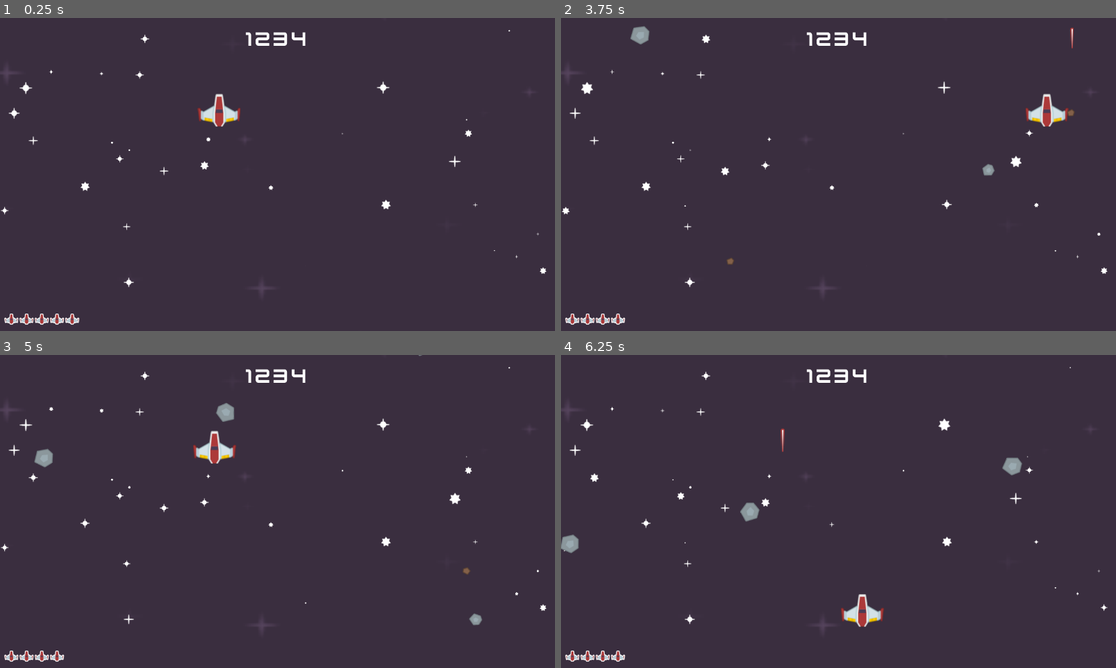
Above: before the commit, frames 1-4 (two rows, left to right).
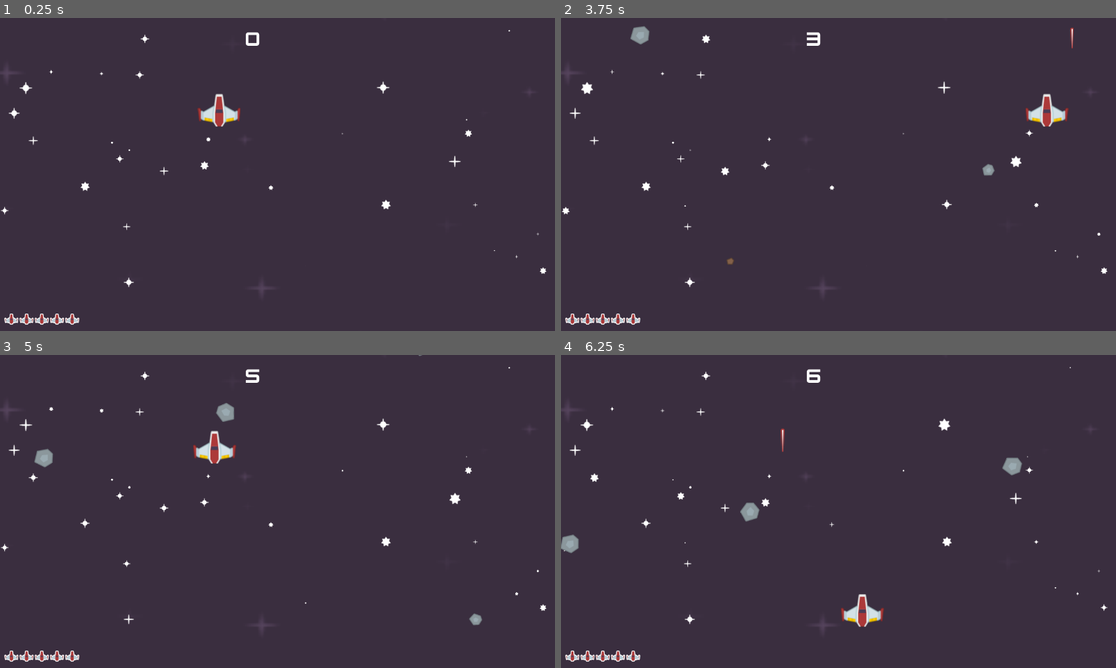
Above: after the commit, the same moments.

Repository: Yrthgze/GodotCrashCourese
Game: Godot game, scene res://Scenes/level.tscn
Two runs of this game, one before a commit and one after it. Both use one fixed random seed, a clock stepped at 60 frames per second and the inputs below.
Inputs:
- Up to frame 1 (0.25 s): no input
- Up to frame 2 (3.75 s): hold Right (right) 0.53-1.28 s; tap Space (shoot) every 0.75 s from 0.6 to 3.6 s; hold Down (down) 1.28-2.03 s; hold Right (right) 2.03-2.78 s; hold Up (up) 2.78-3.53 s; hold Left (left) from 3.53 s (still down)
- Up to frame 3 (5 s): keep holding Left (left); tap Space (shoot) at 4.35 s
- Up to frame 4 (6.25 s): release Left (left) at 5.03 s; hold Down (down) 5.03-5.78 s; tap Space (shoot) at 5.1, 5.85 s; hold Right (right) from 5.78 s (still down)

The runs differ from the first frame. In frame 1, 0.3% of the frame differs, in the area x 44-56%, y 4-9%; in frame 2, 0.3%, in the area x 11-93%, y 4-98%; in frame 3, 0.3%; in frame 4, 0.3%.

Commit message:
[GodotCrashCourse]: Mini BBDD with global script

Diff:
--- a/CrashCourse#1/Scenes/game_over_ui.gd
+++ b/CrashCourse#1/Scenes/game_over_ui.gd
@@ -1,12 +1,14 @@
 extends CanvasLayer
 
 @export var level_scene: PackedScene
+
+func _ready():
+	$CenterContainer/VBoxContainer/Score.text = "Score: " + str(Global.score)
 
 # Called every frame. 'delta' is the elapsed time since the previous frame.
 func restart_game():
 	get_tree().change_scene_to_packed(level_scene)
 
-# Called every frame. 'delta' is the elapsed time since the previous frame.
-func _process(_delta):
-	if Input.is_action_just_pressed("space"):
+func _input(event):
+	if event.is_action_pressed("space"):
 		restart_game()
--- a/CrashCourse#1/Scenes/meteor.gd
+++ b/CrashCourse#1/Scenes/meteor.gd
@@ -28,5 +28,10 @@
 	position += Vector2(direction_change, 1) * speed * delta
 	rotation += rotation_speed
 
-func _on_body_entered(body):
+func _on_body_entered(_body):
 	collision.emit()
+
+#laser enter
+func _on_area_entered(area):
+	area.queue_free()
+	queue_free()
--- a/CrashCourse#1/Scenes/meteor.tscn
+++ b/CrashCourse#1/Scenes/meteor.tscn
@@ -18,4 +18,5 @@
 position = Vector2(1, -1)
 shape = SubResource("CircleShape2D_2pxyi")
 
+[connection signal="area_entered" from="." to="." method="_on_area_entered"]
 [connection signal="body_entered" from="." to="." method="_on_body_entered"]
--- a/CrashCourse#1/Scenes/ui.gd
+++ b/CrashCourse#1/Scenes/ui.gd
@@ -1,6 +1,6 @@
 extends CanvasLayer
 var health:int = 5
-
+var time_elapsed:int = 0
 func set_health(new_health):
 	var left_health = health - new_health
 	var life_childs = $MarginContainer2/HBoxContainer.get_children()
@@ -9,3 +9,9 @@
 			break
 		child.hide()
 		left_health -=1
+
+
+func _on_score_timer_timeout():
+	time_elapsed += 1
+	$MarginContainer/Label.text = str(time_elapsed)
+	Global.score = time_elapsed
--- a/CrashCourse#1/Scenes/ui.tscn
+++ b/CrashCourse#1/Scenes/ui.tscn
@@ -22,7 +22,7 @@
 size_flags_horizontal = 2
 theme_override_fonts/font = ExtResource("1_kieq3")
 theme_override_font_sizes/font_size = 50
-text = "1234"
+text = "0"
 horizontal_alignment = 1
 
 [node name="MarginContainer2" type="MarginContainer" parent="."]
@@ -63,3 +63,8 @@
 layout_mode = 2
 texture = ExtResource("2_b0685")
 stretch_mode = 2
+
+[node name="ScoreTimer" type="Timer" parent="."]
+autostart = true
+
+[connection signal="timeout" from="ScoreTimer" to="." method="_on_score_timer_timeout"]
--- /dev/null
+++ b/CrashCourse#1/global/global.gd
@@ -0,0 +1,3 @@
+extends Node
+
+var score:int = 0
--- a/CrashCourse#1/project.godot
+++ b/CrashCourse#1/project.godot
@@ -14,6 +14,10 @@
 run/main_scene="res://Scenes/level.tscn"
 config/features=PackedStringArray("4.2", "GL Compatibility")
 config/icon="res://icon.svg"
+
+[autoload]
+
+Global="*res://global/global.gd"
 
 [display]
 
